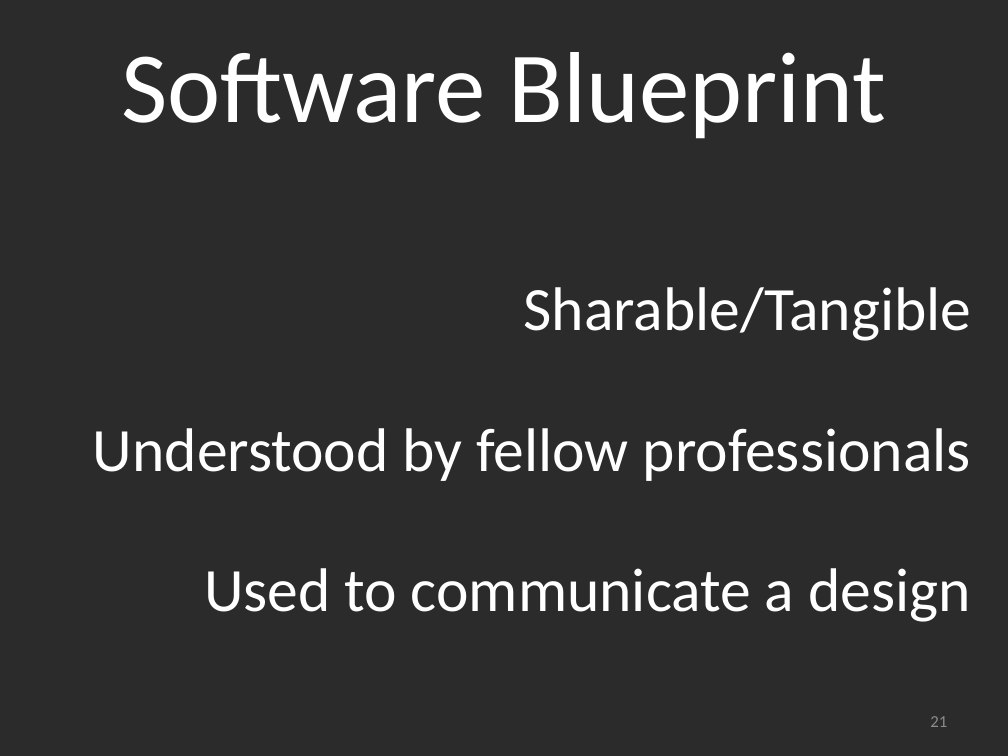
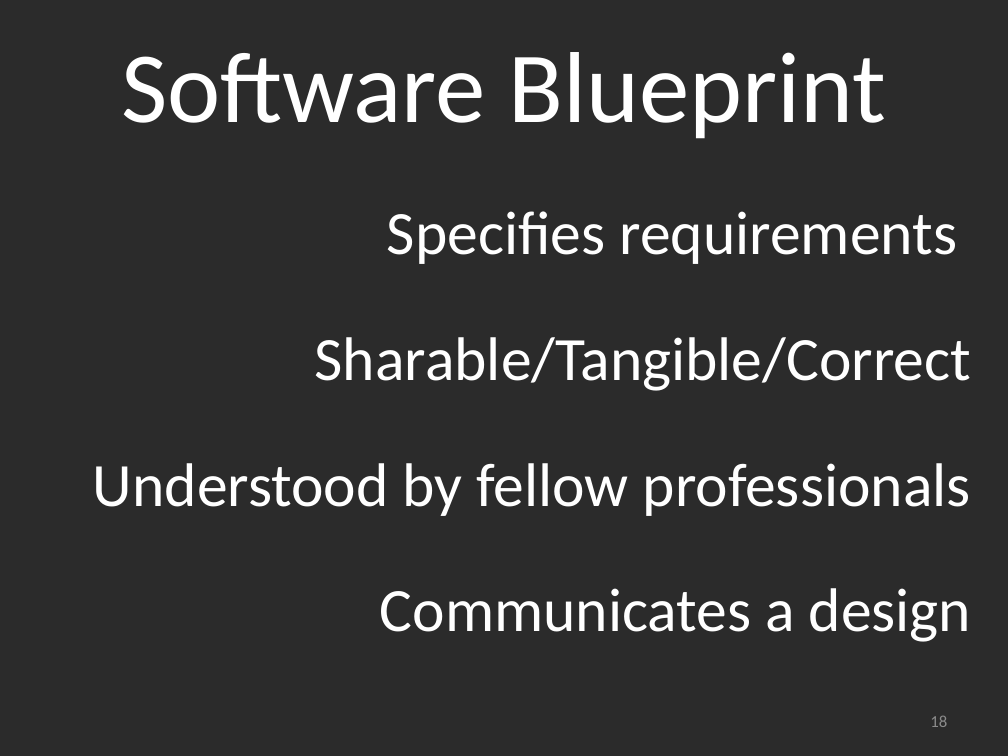
Before and after one commit to timgifford/demos, a slide deck: slide 18 of executable_specification/ExecSpec.pptx (slide 21 before the commit). Drawn at 1008x756 pixels with LibreOffice and Linux fonts; fonts in the diff are those of the drawing; background and template pictures are left out; a plain dark background stands for a picture behind light text. Boxes give left, top, right and bottom in pixels: in the first picture for what was removed or moved away, otherwise in the second. Text is boxed around its words. In the diff, an @@ line names an element or a change of style, - is before the commit and + after.

Commit message:
Updated Presentation

```diff
--- a/executable_specification/ExecSpec.pptx
+++ b/executable_specification/ExecSpec.pptx
@@ text at (315,211,971,391): text changed @@
-Sharable/Tangible
+Specifies requirements
+Sharable/Tangible/Correct
@@ text at (93,463,971,516): line spacing 0.95 to 0.85 @@
@@ text at (380,588,971,642): text changed @@
-Used to communicate a design
+Communicates a design
@@ page number at (930,716,947,727): text changed @@
-21
+18
```
Also in this commit, not shown: 13 other slides changed, 10 slides added, 6 slides removed, 1 other file.
